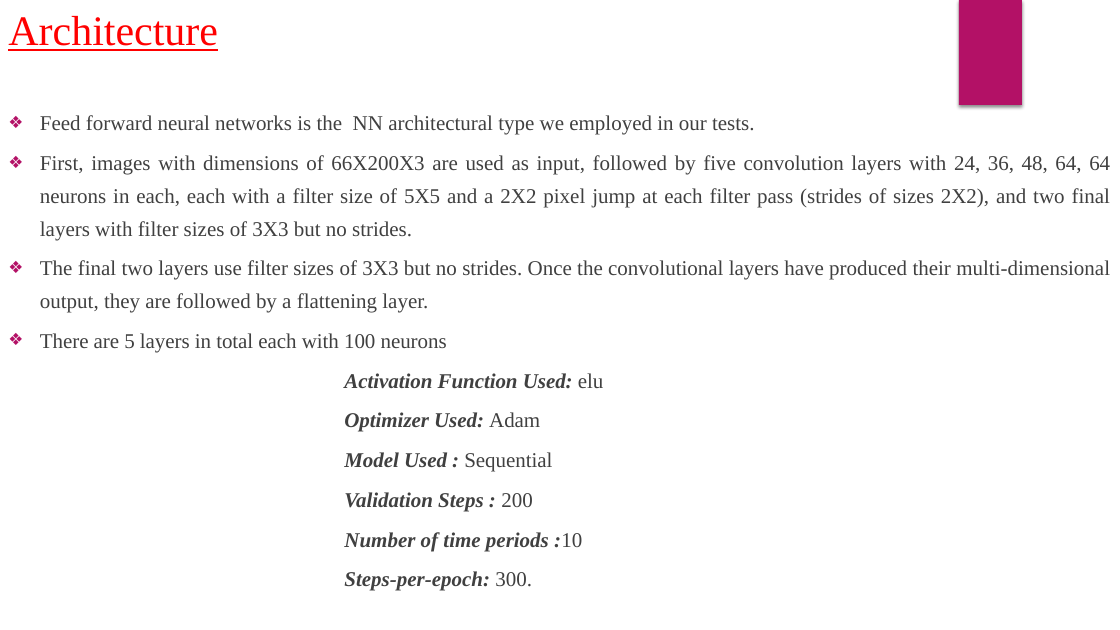
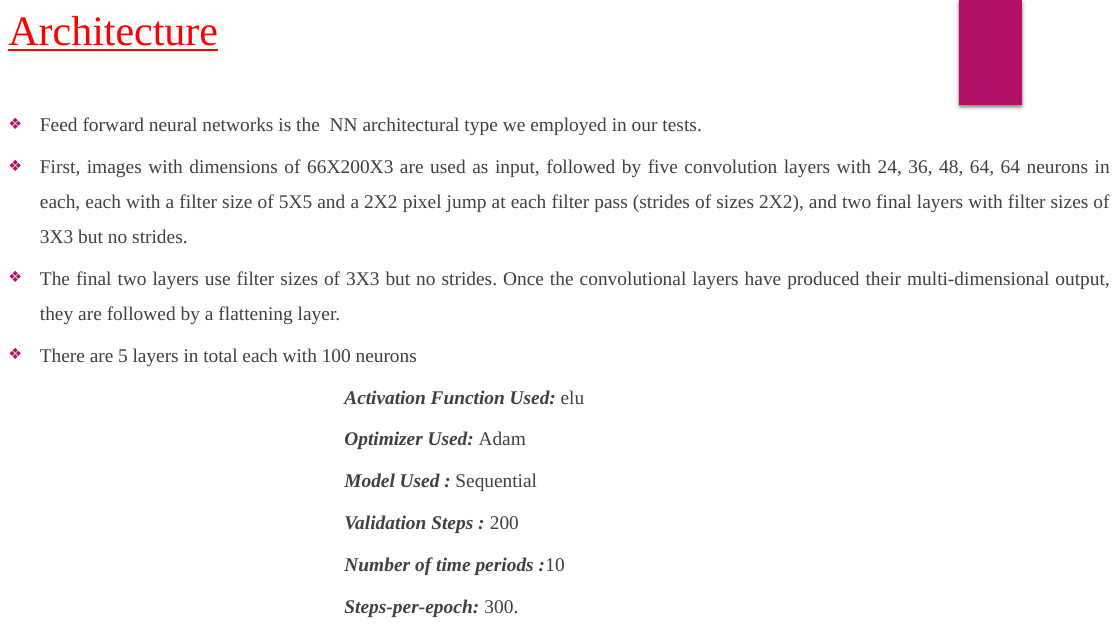
Before and after one commit to SaiRamChagantiUMKC/SelfDrivingCar, a slide deck: slide 11 of Documentation/BDA_Project PPT_final.pptx. Drawn at 1120x630 pixels with LibreOffice and Linux fonts; fonts in the diff are those of the drawing. Boxes give left, top, right and bottom in pixels: in the first picture for what was removed or moved away, otherwise in the second. Text is boxed around its words. In the diff, an @@ line names an element or a change of style, - is before the commit and + after.

```diff
--- a/Documentation/BDA_Project PPT_final.pptx
+++ b/Documentation/BDA_Project PPT_final.pptx
@@ text "Feed forward neural networks is ..." at (40, 117, 1110, 617): size 18 to 16.6 pt; line spacing 1.3 to 1.5 @@
```
Also in this commit, not shown: 2 other slides changed.
